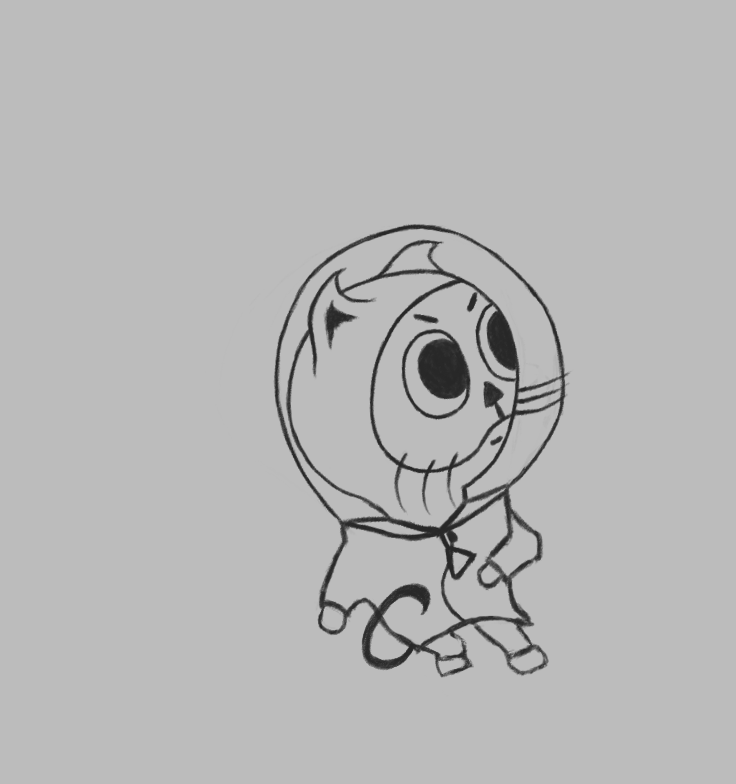
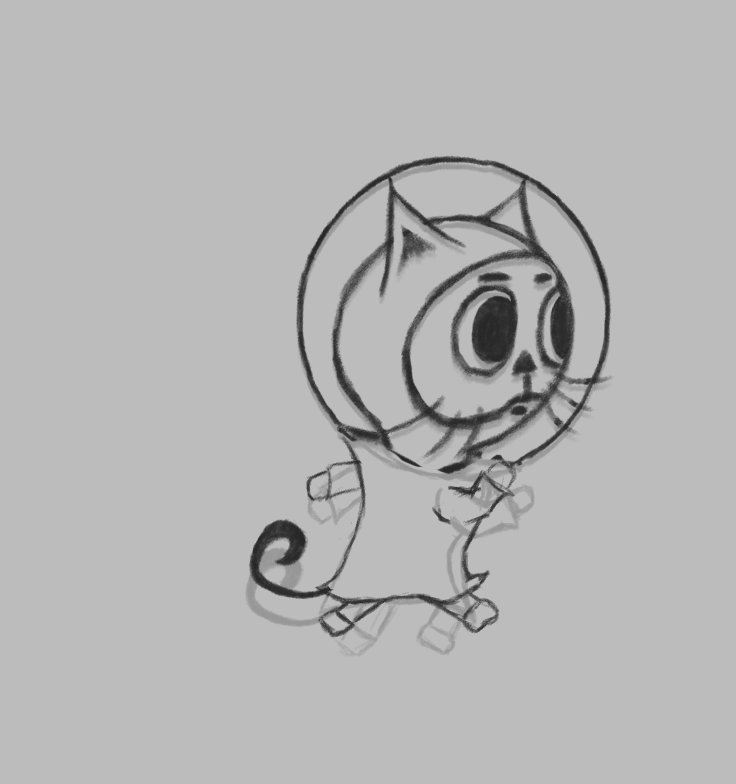
The second (736, 784) image is a revision of the first. Changes to its layers:
hid group "Stopping" (2 layers) over 245, 223, 574, 678
added layer "Idle copy 4" above "Layer 29" over 248, 155, 614, 615
added layer "Layer 29" above "Group 3" over 305, 436, 525, 639
added group "Group 3" (26%) with 3 layers above "Idle copy 2" over 245, 155, 614, 659
added layer "Layer 28" in group "Group 3" over 307, 433, 535, 659
added layer "Idle copy 3" in group "Group 3" over 245, 155, 614, 628
